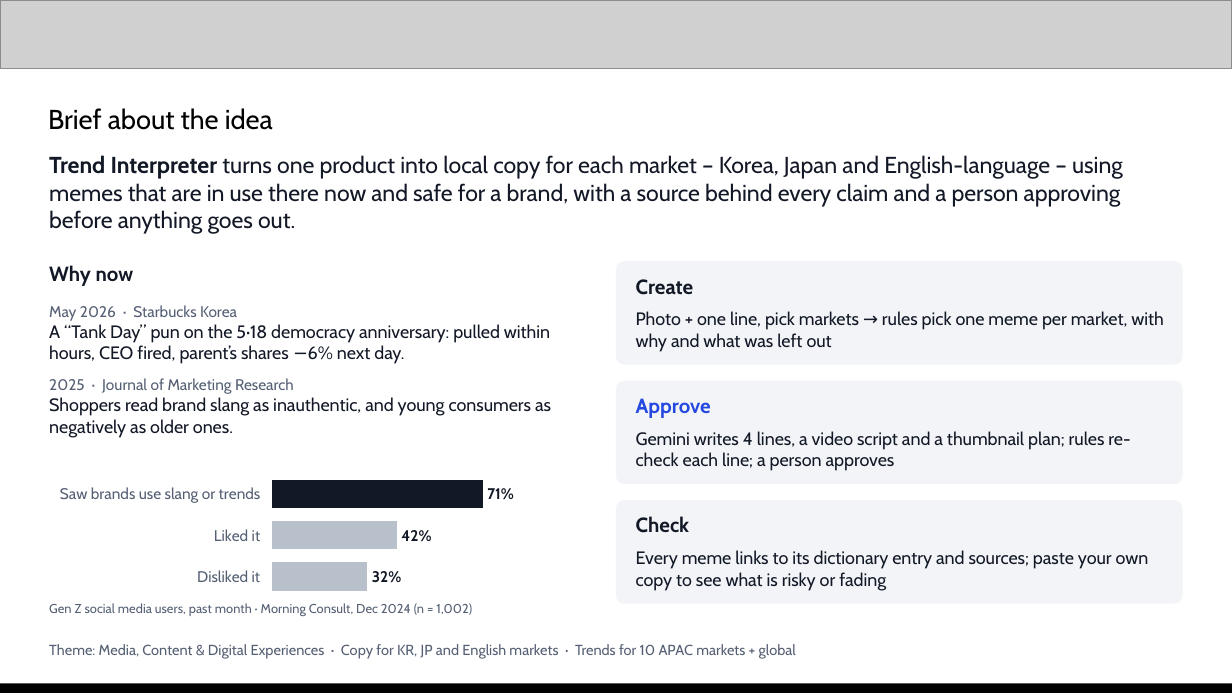
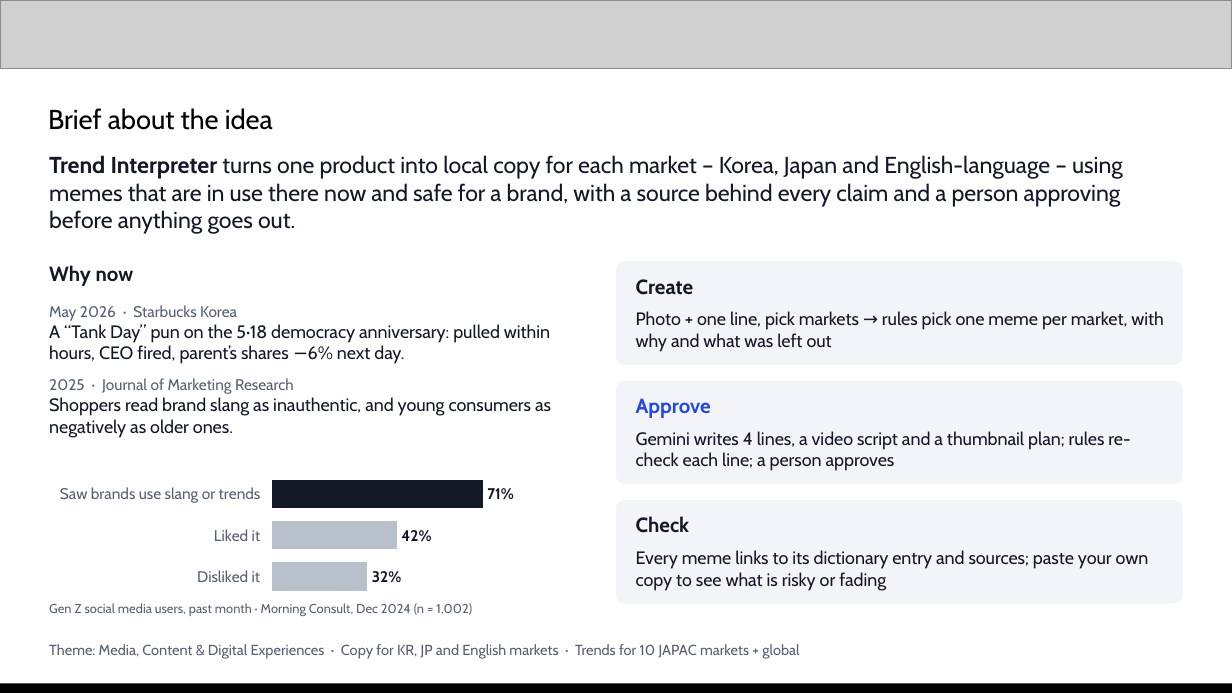
Before and after one commit to Sihyeon-Ji/trend-interpreter, a slide deck: slide 2 of docs/대회/제출/AI-Builder-Cup-제출-초안.pptx. Drawn at 1232x693 pixels with LibreOffice and Linux fonts; fonts in the diff are those of the drawing; grey boxes stand for pictures. Boxes give left, top, right and bottom in pixels: in the first picture for what was removed or moved away, otherwise in the second. Text is boxed around its words. In the diff, an @@ line names an element or a change of style, - is before the commit and + after.

Commit message:
docs: 제출 양식 문안과 발표 자료 영어 점검 – 제품 설명·JAPAC 표기·Cloud SQL 각주
- 제출 양식에 붙여 넣을 영어 문안(팀·테마·한 줄 소개·Firebase·Firestore·Cloud Run·Gemini 활용·결과)
- 덱 12쪽 제품 설명을 지금 흐름으로, 시장 표기를 JAPAC으로 통일, USP·제출 전 할 일 표현 정리
- 8쪽 각주를 실제 Cloud SQL 무료 체험(10-30경 종료)으로 고침
- 제품 주소는 제출용 PDF에만 채우고 저장소에는 넣지 않는다는 것을 계획·체크리스트에 기록

```diff
--- a/docs/대회/제출/AI-Builder-Cup-제출-초안.pptx
+++ b/docs/대회/제출/AI-Builder-Cup-제출-초안.pptx
@@ text at (49,644,799,659): text changed @@
-Theme: Media, Content & Digital Experiences · Copy for KR, JP and English markets · Trends for 10 APAC markets + global
+Theme: Media, Content & Digital Experiences · Copy for KR, JP and English markets · Trends for 10 JAPAC markets + global
```
Also in this commit, not shown: 4 other slides changed, 3 other files.
